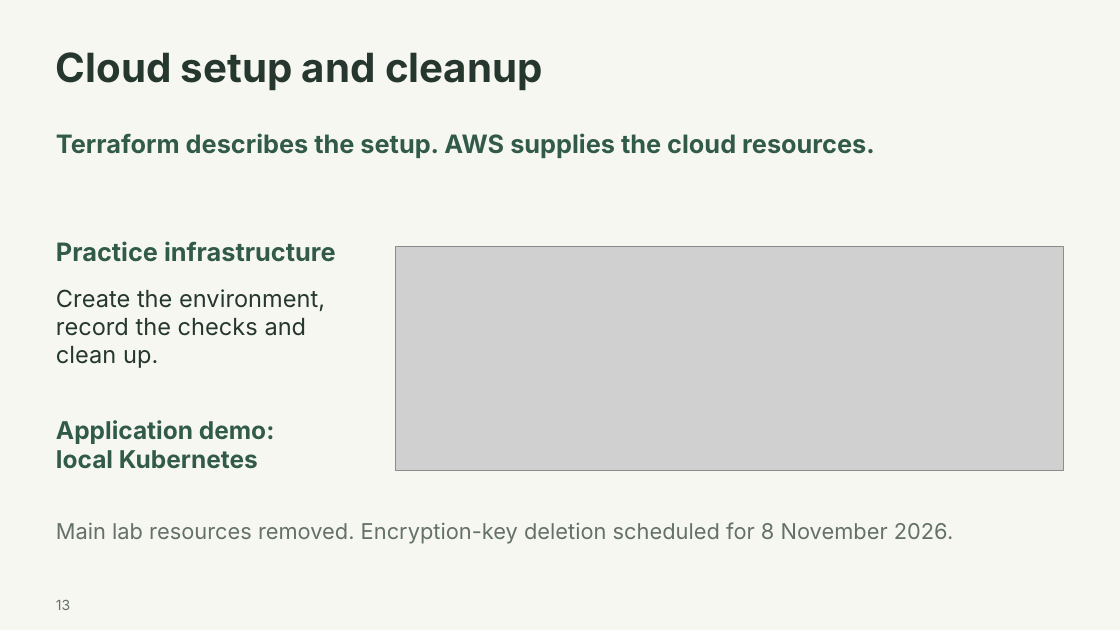
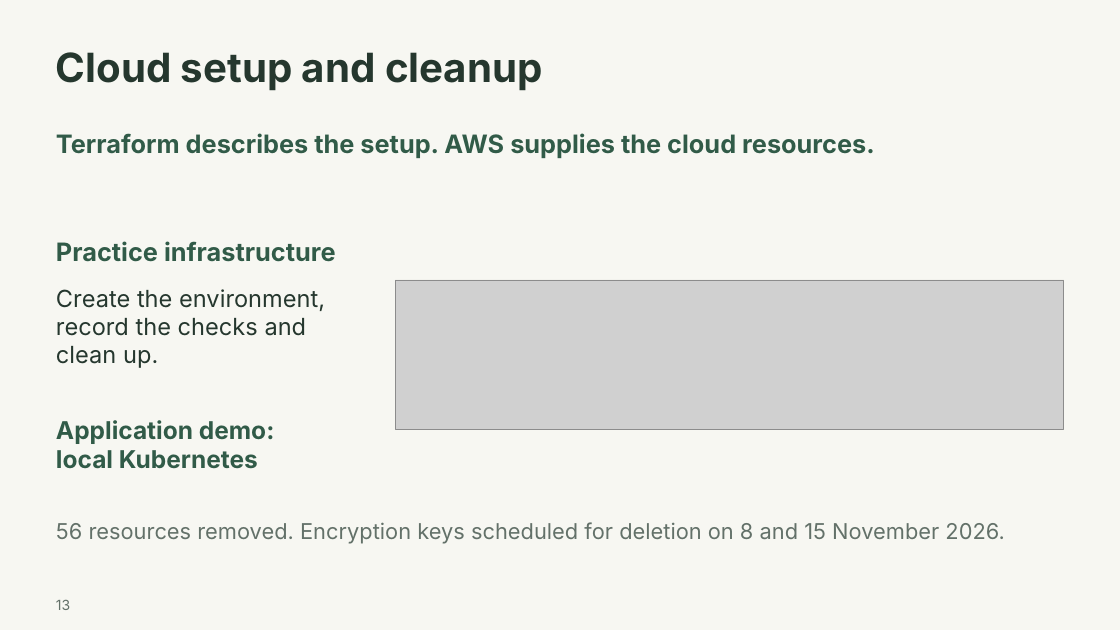
Before and after one commit to vedanshun05/devops-heros, a slide deck: slide 13 of session21-python/deliverables/LabBoard-Session21.pptx. Drawn at 1120x630 pixels with LibreOffice and Linux fonts; fonts in the diff are those of the drawing; grey boxes stand for pictures. Boxes give left, top, right and bottom in pixels: in the first picture for what was removed or moved away, otherwise in the second. Text is boxed around its words. In the diff, an @@ line names an element or a change of style, - is before the commit and + after.

```diff
--- a/session21-python/deliverables/LabBoard-Session21.pptx
+++ b/session21-python/deliverables/LabBoard-Session21.pptx
@@ picture: place and size @@
-picture at [396,247,1065,471]
+picture at [396,280,1065,429]
@@ text at [56,522,1004,544]: text changed @@
-Main lab resources removed. Encryption-key deletion scheduled for 8 November 2026.
+56 resources removed. Encryption keys scheduled for deletion on 8 and 15 November 2026.
```
Also in this commit, not shown: 4 other slides changed, 29 other files.
